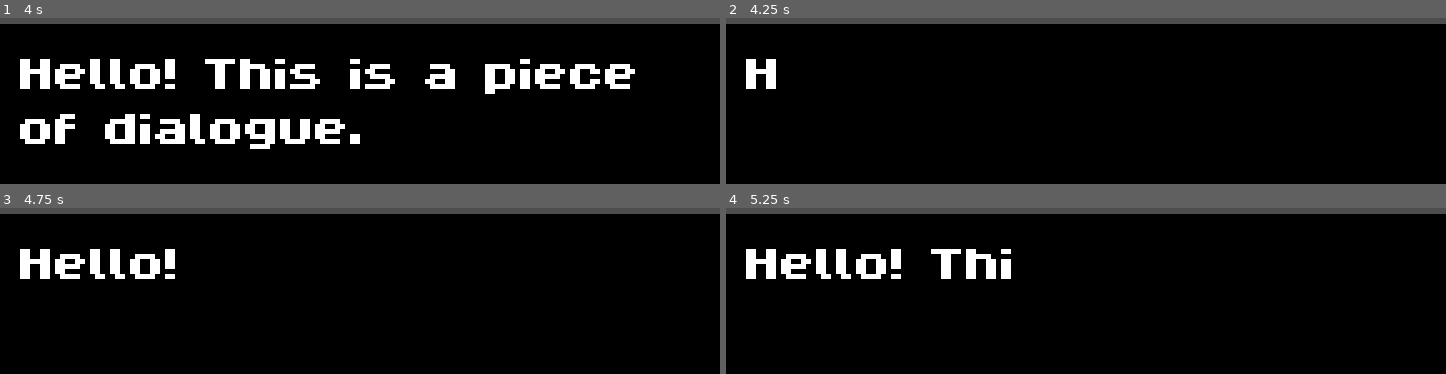
Above: before the commit, frames 1-4 (two rows, left to right).
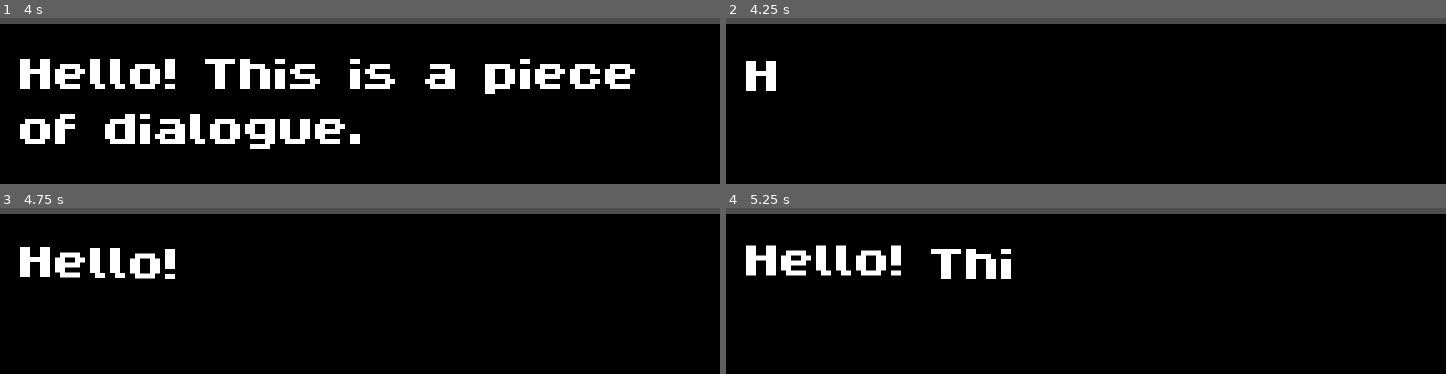
Above: after the commit, the same moments.

Repository: CookieJarCoding/dog-god
Game: Godot game, scene res://dialogue_system/dialogue_hud.tscn
Two runs of this game, one before a commit and one after it. Both use one fixed random seed, a clock stepped at 60 frames per second and the inputs below.
Inputs:
- Up to frame 1 (4 s): tap Enter at 0.5, 2, 3.5 s; tap Space at 1.25, 2.75 s
- Up to frame 2 (4.25 s): tap M (debug_m) at 4.15 s
- Up to frame 3 (4.75 s): no input
- Up to frame 4 (5.25 s): no input

Frame 1 is identical in both runs. In frame 2, 0.1% of the frame differs, in the area x 2-7%, y 24-44%; in frame 3, 0.4%; in frame 4, 1.2%, in the area x 2-25%, y 22-43%.

Commit message:
Fixed BBCode-related audio bug.
The blipping sounds stopped late due to the BBCode padding the length of the text. This has been fixed.

Diff:
--- a/dialogue_system/dialogue_hud.tscn
+++ b/dialogue_system/dialogue_hud.tscn
@@ -33,6 +33,7 @@
 layout_mode = 2
 theme_override_fonts/normal_font = ExtResource("1_8nvcn")
 theme_override_font_sizes/normal_font_size = 16
+bbcode_enabled = true
 text = "Hello! This is a piece of dialogue."
 scroll_active = false
 visible_characters_behavior = 1
--- a/dialogue_system/scripts/dialogue_hud.gd
+++ b/dialogue_system/scripts/dialogue_hud.gd
@@ -30,7 +30,7 @@
 
 func _process(delta: float) -> void:
 	if OS.is_debug_build() and Input.is_action_just_pressed("debug_m"):
-		update_message("Hello!{p=0.5} This is a {p=0.5}piece{p=0.5} of dialogue.")
+		update_message("[wave amp=7.0 freq=10.0]Hello![/wave]{p=0.5} This is a {p=0.5}piece{p=0.5} of dialogue.")
 
 	if timer > (1.0 / message_speed):
 		display_next_character()
@@ -47,7 +47,7 @@
 
 
 func display_next_character() -> void:
-	if dialogue_label.visible_characters < dialogue_label.text.length():
+	if dialogue_label.visible_characters < dialogue_label.get_parsed_text().length():
 		pause_calculator.check_at_position(dialogue_label.visible_characters)
 
 		dialogue_label.visible_characters += 1
--- a/dialogue_system/scripts/pause_calculator.gd
+++ b/dialogue_system/scripts/pause_calculator.gd
@@ -34,9 +34,6 @@
 		# NOTE: A PAUSE tag is of the form "{p=%f}" where %f is some floating point number.
 		var tag_string: String = result.get_string()
 		var tag_position: int = adjust_tag_position(result.get_start(), source_string)
-
-		if OS.is_debug_build():
-			print(tag_string, tag_position)
 
 		var pause = Pause.new(tag_position, tag_string)
 		pauses.append(pause)
